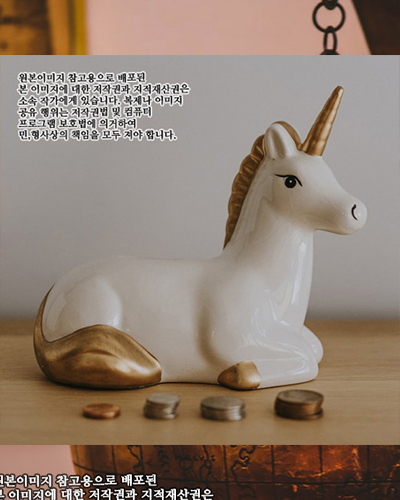
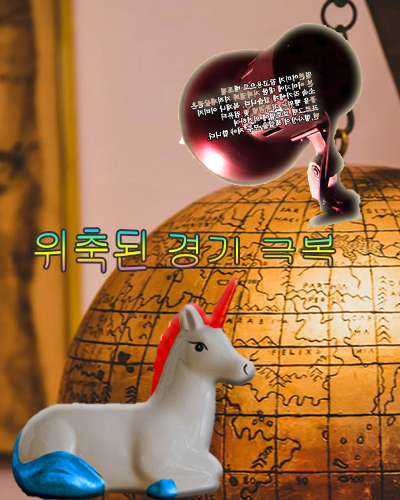
Layered file, before and after one edit (400x500). Changes by layer:
removed layer "Layer 1" over [91, 86, 367, 391]
removed layer "KakaoTalk_20240508_171859068_15" over [0, 55, 400, 445]
added layer "전등" above "유니콘" over [177, 22, 364, 229]
added layer "유니콘" above "위축된 경기 극복" over [12, 277, 256, 500]
added layer "위축된 경기 극복" above "지구본" over [34, 229, 335, 272]
renamed "KakaoTalk_20240508_171859068_14" to "지구본", painted on it over [0, 0, 400, 500]
